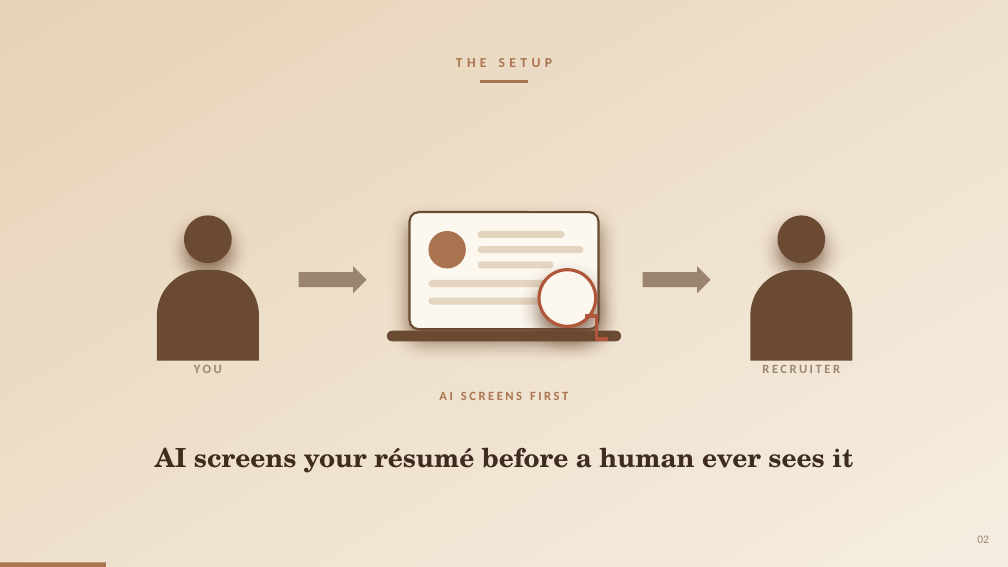
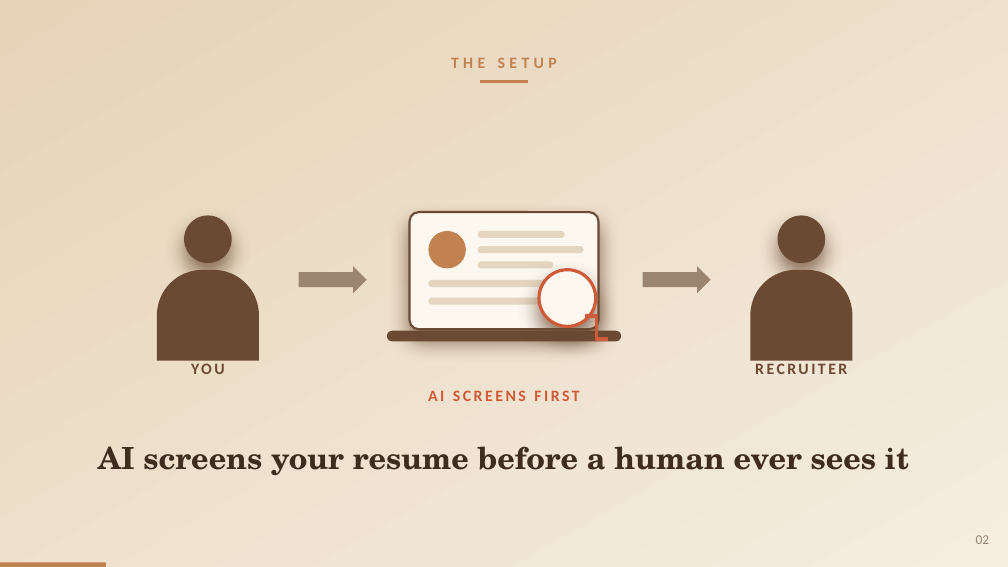
Before and after one commit to pwagle16/visual_communication, a slide deck: slide 2 of presentation/gender_bias_llm_hiring.pptx. Drawn at 1008x567 pixels with LibreOffice and Linux fonts; fonts in the diff are those of the drawing. Boxes give left, top, right and bottom in pixels: in the first picture for what was removed or moved away, otherwise in the second. Text is boxed around its words. In the diff, an @@ line names an element or a change of style, - is before the commit and + after.

```diff
--- a/presentation/gender_bias_llm_hiring.pptx
+++ b/presentation/gender_bias_llm_hiring.pptx
@@ text "THE SETUP" at box(451, 57, 557, 68): size 13 to 15.1 pt, text colour #A9744F to #C18150 @@
@@ elbow line (480, 82) - (529, 82): stroke #A9744F 2.2 pt to #C18150 2.2 pt @@
@@ ellipse at box(429, 231, 467, 269): fill #A9744F to #C18150 @@
@@ ellipse at box(539, 270, 596, 327): outline #B0563A 3 pt to #CE5A38 3 pt @@
@@ elbow line (585, 316) - (608, 339): stroke #B0563A 3.2 pt to #CE5A38 3.2 pt @@
@@ text "YOU" at box(191, 363, 225, 374): size 12 to 15.1 pt, text colour #9B8571 to #6B4A34 @@
@@ text "RECRUITER" at box(755, 363, 847, 374): size 12 to 15.1 pt, text colour #9B8571 to #6B4A34 @@
@@ text "AI SCREENS FIRST" at box(428, 390, 579, 401): size 12 to 15.1 pt, text colour #A9744F to #CE5A38 @@
@@ text at box(98, 446, 909, 475): text changed; size 25 to 29 pt @@
-AI screens your résumé before a human ever sees it
+AI screens your resume before a human ever sees it
@@ text "02" at box(976, 535, 990, 544): size 11 to 12.8 pt @@
@@ rectangle at box(0, 563, 106, 567): fill #A9744F to #C18150 @@
```
Also in this commit, not shown: 9 other slides changed.
